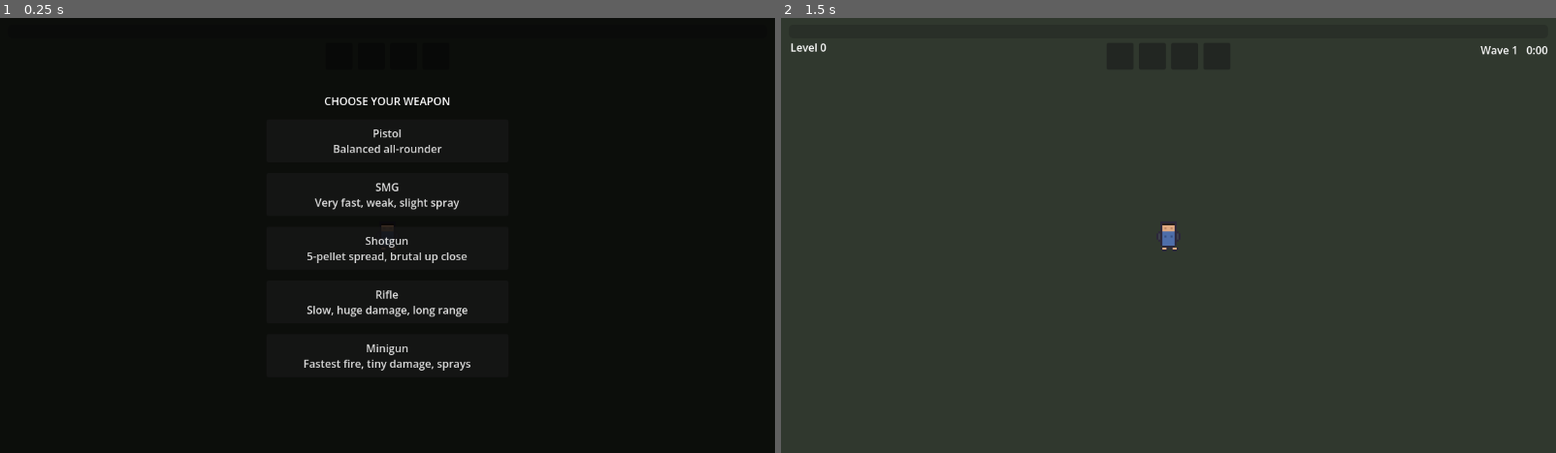
Above: before the commit, frames 1-2 (left to right).
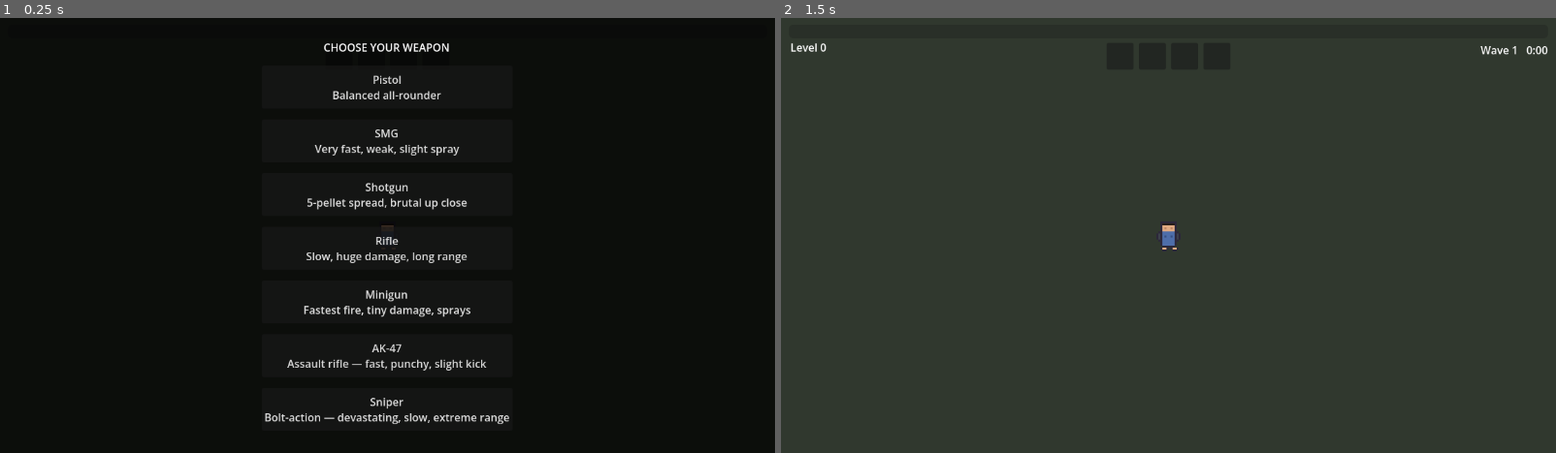
Above: after the commit, the same moments.

Repository: Garry-Systems/the-dead-shift
Game: Godot game, scene res://scenes/Main.tscn
Two runs of this game, one before a commit and one after it. Both use one fixed random seed, a clock stepped at 60 frames per second and the inputs below.
Inputs (mouse positions are in pixels of both pictures, inside the frame that each line leads up to):
- Up to frame 1 (0.25 s): no input
- Up to frame 2 (1.5 s): click "Pistol Balanced all-rounder" at 0.5 s; tap Enter at 1.25 s; move the mouse to (1339, 213) at 1.27 s; hold D from 1.28 s (still down); click (1339, 213) at 1.42 s

The runs differ from the first frame. In frame 1, 2.6% of the frame differs, in the area x 34-66%, y 5-94%; in frame 2, nothing differs.

Commit message:
Spec 1: add AK-47 and Sniper weapons

Diff:
--- a/scripts/logic/Weapons.gd
+++ b/scripts/logic/Weapons.gd
@@ -35,6 +35,18 @@
 			"range": 520.0, "projectiles": 1, "spread": 0.14,
 			"talents": ["damage", "fire_rate", "choke", "bullet_speed", "incendiary", "ricochet"],
 		},
+		{
+			"id": "ak47", "name": "AK-47", "desc": "Assault rifle — fast, punchy, slight kick",
+			"damage": 22.0, "fire_interval": 0.12, "bullet_speed": 900.0,
+			"range": 650.0, "projectiles": 1, "spread": 0.04,
+			"talents": ["damage", "fire_rate", "range", "bullet_speed", "pierce", "incendiary"],
+		},
+		{
+			"id": "sniper", "name": "Sniper", "desc": "Bolt-action — devastating, slow, extreme range",
+			"damage": 120.0, "fire_interval": 0.90, "bullet_speed": 1500.0,
+			"range": 1200.0, "projectiles": 1, "spread": 0.0,
+			"talents": ["damage", "fire_rate", "range", "pierce", "ricochet", "incendiary"],
+		},
 	]
 
 ## The talent id-list for a given weapon id (empty if unknown).
